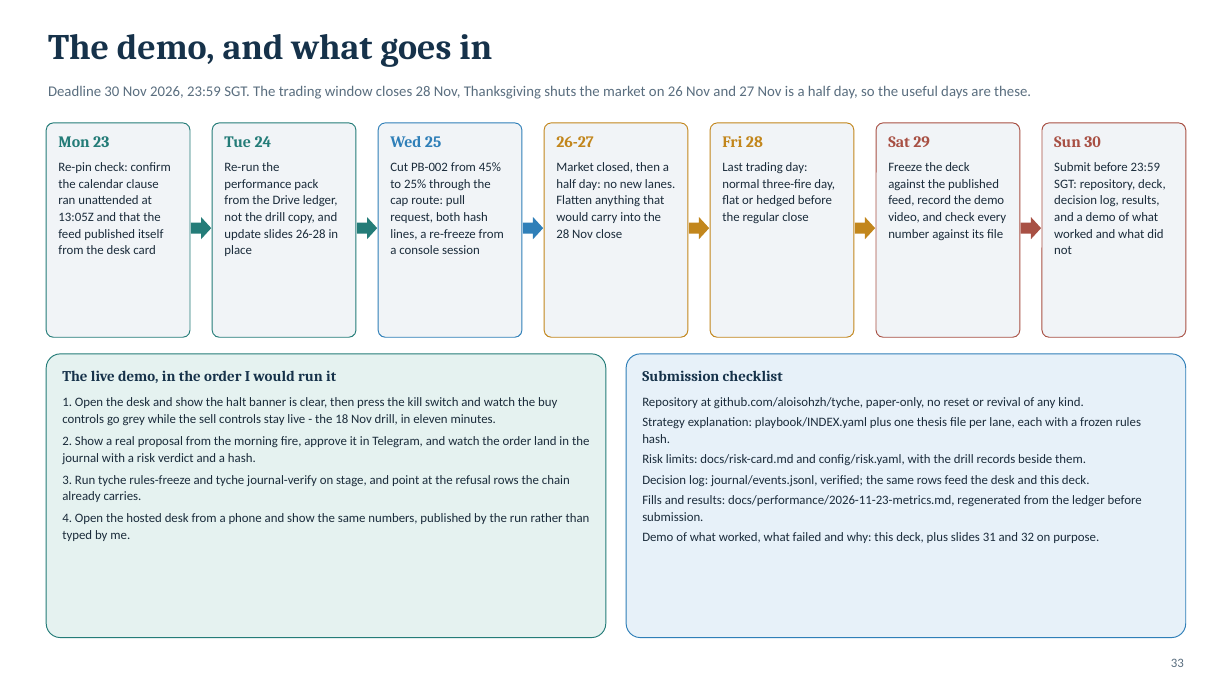
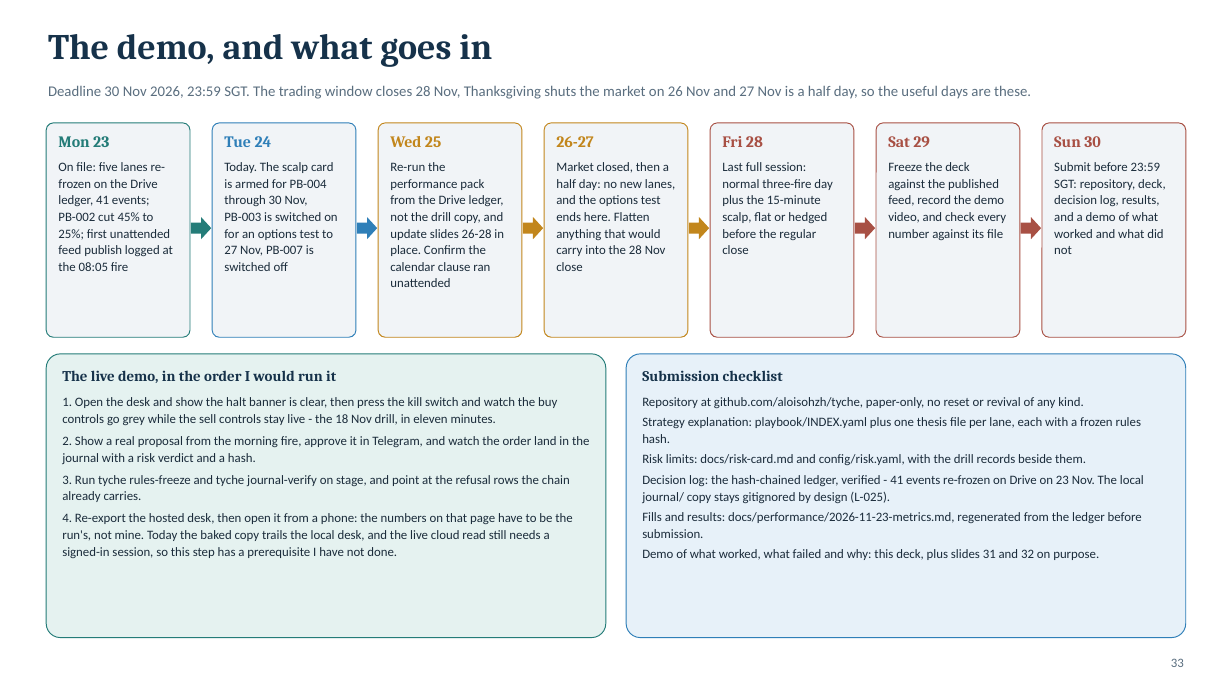
Before and after one commit to aloisohzh/tyche, a slide deck: slide 33 of docs/competition/deck/tyche-competition-deck.pptx. Drawn at 1232x693 pixels with LibreOffice and Linux fonts; fonts in the diff are those of the drawing. Boxes give left, top, right and bottom in pixels: in the first picture for what was removed or moved away, otherwise in the second. Text is boxed around its words. In the diff, an @@ line names an element or a change of style, - is before the commit and + after.

Commit message:
Competition deck: correct every claim main invalidated
Rebasing onto main moved several of the deck's facts. This re-sources each
one against the files a judge can actually open: the cap sum (55% today, 75%
all-on), the freeze suite's 22 tests, the switch file's PB-007 retirement,
the 24 Nov exit-now path, and the results slides, which now quote the
committed feed snapshot rather than an untracked run directory.

Also marks the deck's own provenance in the file metadata as Qoder-generated.

```diff
--- a/docs/competition/deck/tyche-competition-deck.pptx
+++ b/docs/competition/deck/tyche-competition-deck.pptx
@@ rounded rectangle "Tue 24" at [213,123,357,337]: outline #247C78 0.75 pt to #2F7FB8 0.75 pt @@
@@ text in rounded rectangle at [224,136,272,147]: text colour #247C78 to #2F7FB8 in "Tue 24" @@
@@ rounded rectangle "Wed 25" at [378,123,522,337]: outline #2F7FB8 0.75 pt to #C2861C 0.75 pt @@
@@ text in rounded rectangle at [390,136,441,147]: text colour #2F7FB8 to #C2861C in "Wed 25" @@
@@ rounded rectangle "Fri 28" at [710,123,854,337]: outline #C2861C 0.75 pt to #A85044 0.75 pt @@
@@ text in rounded rectangle at [722,136,763,147]: text colour #C2861C to #A85044 in "Fri 28" @@
@@ text in rounded rectangle at [58,162,173,271]: text changed @@
-Re-pin check: confirm the calendar clause ran unattended at 13:05Z and that the feed published itself from the desk card
+On file: five lanes re-frozen on the Drive ledger, 41 events; PB-002 cut 45% to 25%; first unattended feed publish logged at the 08:05 fire
@@ text in rounded rectangle at [224,162,337,271]: text changed @@
-Re-run the performance pack from the Drive ledger, not the drill copy, and update slides 26-28 in place
+Today. The scalp card is armed for PB-004 through 30 Nov, PB-003 is switched on for an options test to 27 Nov, PB-007 is switched off
@@ text in rounded rectangle at [390,162,504,287]: text changed @@
-Cut PB-002 from 45% to 25% through the cap route: pull request, both hash lines, a re-freeze from a console session
+Re-run the performance pack from the Drive ledger, not the drill copy, and update slides 26-28 in place. Confirm the calendar clause ran unattended
@@ text in rounded rectangle at [556,162,675,271]: text changed @@
-Market closed, then a half day: no new lanes. Flatten anything that would carry into the 28 Nov close
+Market closed, then a half day: no new lanes, and the options test ends here. Flatten anything that would carry into the 28 Nov close
@@ text in rounded rectangle at [722,162,832,254]: text changed @@
-Last trading day: normal three-fire day, flat or hedged before the regular close
+Last full session: normal three-fire day plus the 15-minute scalp, flat or hedged before the regular close
@@ right arrow at [357,217,377,239]: fill #247C78 to #2F7FB8 @@
@@ right arrow at [523,217,543,239]: fill #2F7FB8 to #C2861C @@
@@ right arrow at [855,217,875,239]: fill #C2861C to #A85044 @@
@@ text in rounded rectangle at [642,475,1144,503]: text changed @@
-Decision log: journal/events.jsonl, verified; the same rows feed the desk and this deck.
+Decision log: the hash-chained ledger, verified - 41 events re-frozen on Drive on 23 Nov. The local journal/ copy stays gitignored by design (L-025).
@@ text in rounded rectangle at [62,513,572,558]: text changed @@
-4. Open the hosted desk from a phone and show the same numbers, published by the run rather than typed by me.
+4. Re-export the hosted desk, then open it from a phone: the numbers on that page have to be the run's, not mine. Today the baked copy trails the local desk, and the live cloud read still needs a signed-in session, so this step has a prerequisite I have not done.
```
Also in this commit, not shown: 29 other slides changed, 1 other file.
